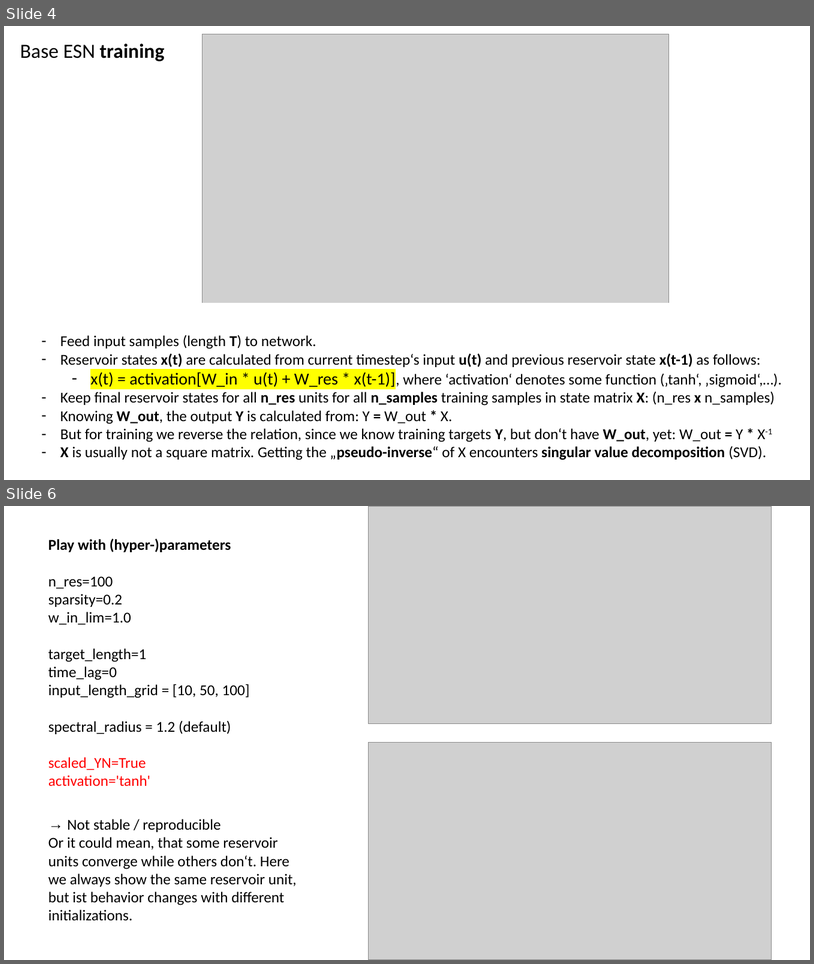
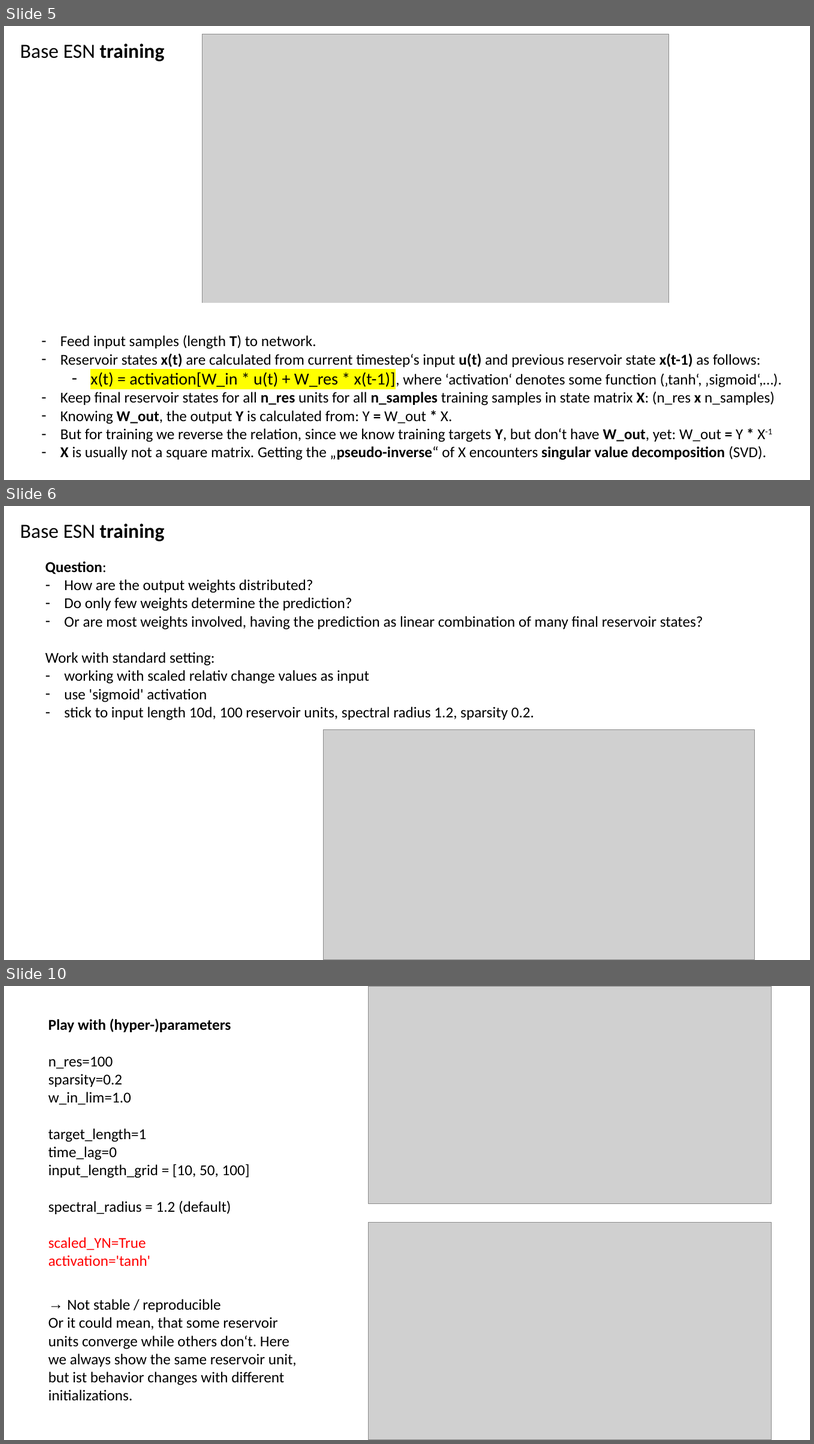
Before and after one commit to MarcoLandtHayen/EchoStateNetworks, a slide deck: ESN_exp01_BasicESN.pptx. Shown one above the other, each under a label of ours: slides 4 and 6 before the commit, slides 5, 6 and 10 after it; the slides between them are not shown. The pictures are 814x964 and 814x1444 pixels, drawn with LibreOffice and Linux fonts; fonts in the diff are those of the drawing; grey boxes stand for pictures. Boxes give left, top, right and bottom in pixels: in the first picture for what was removed or moved away, otherwise in the second. Text is boxed around its words. In the diff, an @@ line names an element or a change of style, - is before the commit and + after.

Commit message:
finalized ESN_exp01, updated ppt result presentation

```diff
--- a/ESN_exp01_BasicESN.pptx
+++ b/ESN_exp01_BasicESN.pptx
@@ slide 6 added at (4, 506, 810, 960), background #FFFFFF @@
@@ text added at (20, 523, 165, 541), 24 pt, text #000000, bold @@
+Base ESN training
@@ text added at (45, 561, 704, 720), 18 pt, text #000000 @@
+Question:
+– How are the output weights distributed?
+– Do only few weights determine the prediction?
+– Or are most weights involved, having the prediction as linear combination of many final reservoir states?
+Work with standard setting:
+– working with scaled relativ change values as input
+– use 'sigmoid' activation
+– stick to input length 10d, 100 reservoir units, spectral radius 1.2, sparsity 0.2.
@@ picture added at (323, 730, 755, 960) @@
@@ what was slide 4 is now slide 5 @@
@@ what was slide 6 is now slide 10 @@
```
Also in this commit, not shown: 9 slides changed, 7 other slides added, 2 other files.
